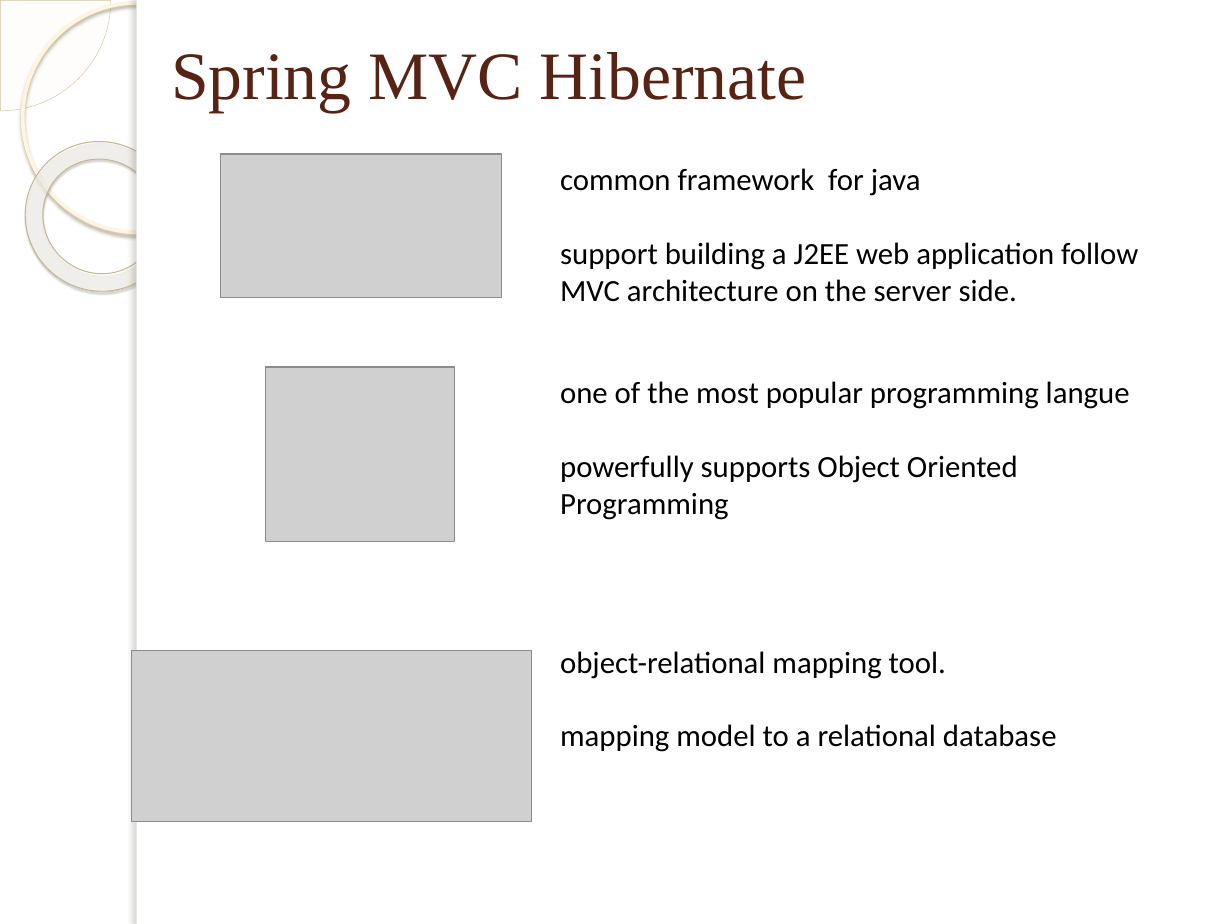
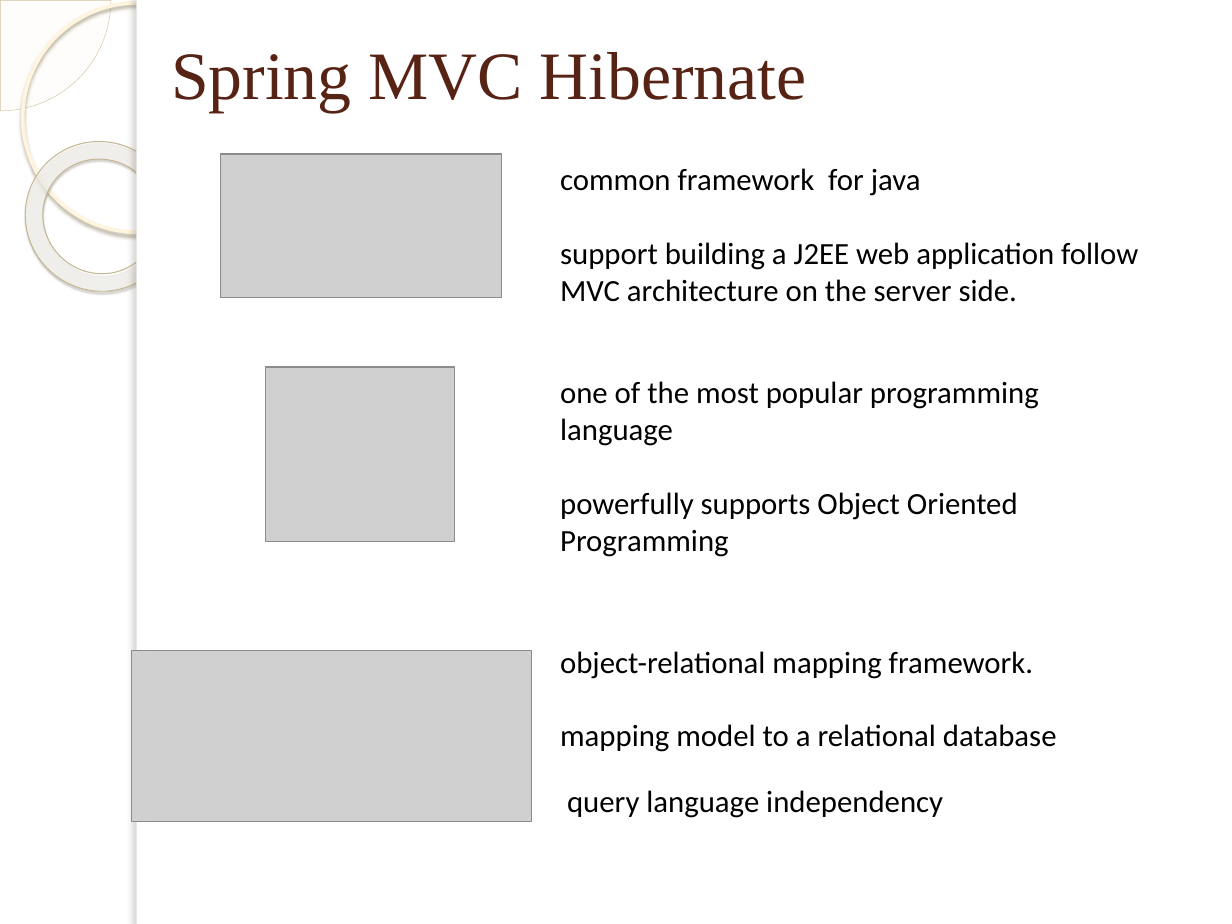
Before and after one commit to dohungcuongdev/thesis-documentation, a slide deck: slide 7 of Thesis-review.pptx. Drawn at 1232x924 pixels with LibreOffice and Linux fonts; fonts in the diff are those of the drawing; grey boxes stand for pictures; background and template pictures are left out. Boxes give left, top, right and bottom in pixels: in the first picture for what was removed or moved away, otherwise in the second. Text is boxed around its words. In the diff, an @@ line names an element or a change of style, - is before the commit and + after.

```diff
--- a/Thesis-review.pptx
+++ b/Thesis-review.pptx
@@ text at (560, 381, 1039, 446): text changed @@
-one of the most popular programming langue
+one of the most popular programming language
@@ text at (560, 651, 1033, 679): text changed @@
-object-relational mapping tool.
+object-relational mapping framework.
@@ text added at (567, 790, 943, 818), 18 pt, text #000000 @@
+query language independency
```
Also in this commit, not shown: 6 other slides changed.
